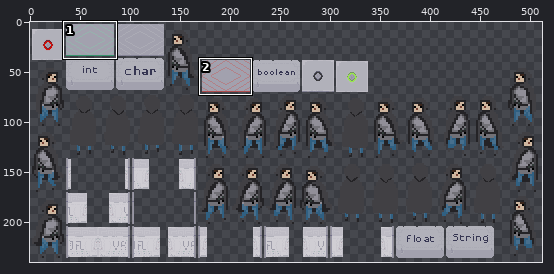
Two versions of one sprite sheet, core/assets/spritesheet/tryandcatchpack.png. The picture above shows the old version from afar; the outline marks the close-up.
Close-up. As it was:
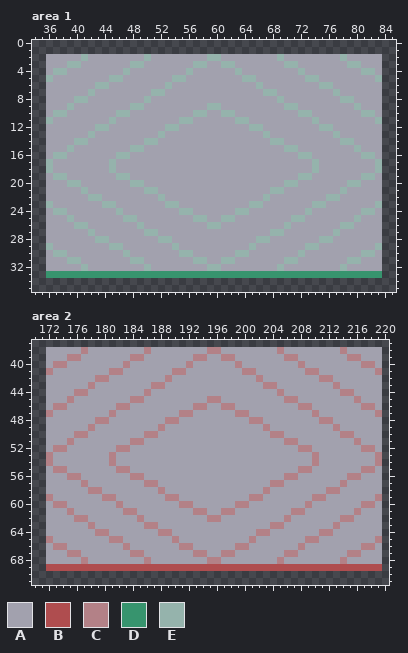
The file is 512x256 pixels. Colours within 5 levels of each other are drawn and written as one. Shown: area 1: x 34..85, y 0..35; area 2: x 170..220, y 37..71. The old version is drawn lined up with the new one. The wide view leaves out empty margins. The commit also changed other parts of the picture, which this record leaves out.
Palette (. is transparent): A #a2a1ae  B #af4d4f  C #b38187  D #37946e  E #95b3ac
The result:
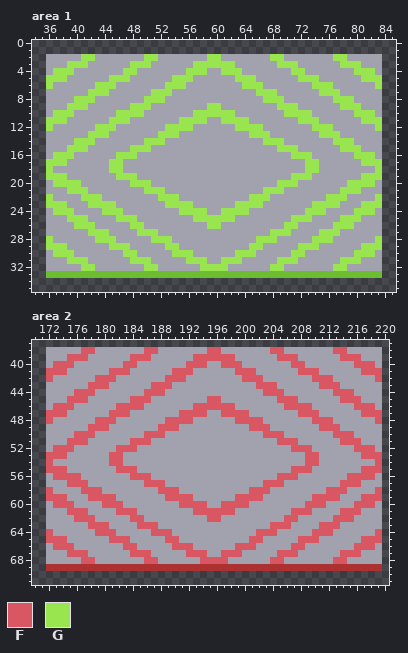
Colours new in this view: F #d95763  G #99e550
Change:
drawings rearranged on the sheet (the old picture shows each at its new place)
colour B: #af4d4f -> #ac3232
colour D: #37946e -> #6abe30
Changed rows in their new state; - is a pixel that keeps its letter.
Area 1:
first column x 36:
 2 -----GG-------GG-------GG-------GG-------GG-----
 3 ---GGG------GGG------GGGGGG------GGG------GGG---
 4 -GGG-------GG-------GGG--GGG-------GG-------GGG-
 5 GGG------GGG------GGG------GGG------GGG------GGG
 6 G------GGG-------GGG--------GGG-------GGG------G
 7 ------GGG------GGG------------GGG------GGG------
 8 ----GGG-------GGG--------------GGG-------GGG----
 9 ---GGG------GGG--------GG--------GGG------GGG---
10 -GGG------GGGG-------GGGGGG-------GGGG------GGG-
11 GGG------GGG-------GGGG--GGGG-------GGG------GGG
12 G------GGG-------GGGG------GGGG-------GGG------G
13 ------GGG-------GGG----------GGG-------GGG------
14 ----GGG-------GGG--------------GGG-------GGG----
15 ---GGG------GGG------------------GGG------GGG---
16 -GGG------GGG----------------------GGG------GGG-
17 GGG------GG--------------------------GG------GGG
18 G--------GG--------------------------GG--------G
19 GGG-------GGG----------------------GGG-------GGG
20 -GGGG-------GGG------------------GGG-------GGGG-
21 ---GGG--------GGG--------------GGG--------GGG---
22 G----GGG--------GGG----------GGG--------GGG----G
23 GGG---GGGG-------GGGG------GGGG-------GGGG---GGG
24 -GGG----GGG--------GGGG--GGGG--------GGG----GGG-
25 ---GGG----GGG--------GGGGGG--------GGG----GGG---
26 ----GGG-----GG---------GG---------GG-----GGG----
27 ------GGG----GGG----------------GGG----GGG------
28 G------GGG-----GGG------------GGG-----GGG------G
29 GGG------GGG-----GG----------GG-----GGG------GGG
30 -GGG-------GG-----GGG------GGG-----GG-------GGG-
31 ---GGG------GGG-----GGG--GGG-----GGG------GGG---
32 -----GG-------GG------GGGG------GG-------GG-----
Area 2:
first column x 172:
38 -----FF-------FF-------FF-------FF-------FF-----
39 ---FFF------FFF------FFFFFF------FFF------FFF---
40 -FFF-------FF-------FFF--FFF-------FF-------FFF-
41 FFF------FFF------FFF------FFF------FFF------FFF
42 F------FFF-------FFF--------FFF-------FFF------F
43 ------FFF------FFF------------FFF------FFF------
44 ----FFF-------FFF--------------FFF-------FFF----
45 ---FFF------FFF--------FF--------FFF------FFF---
46 -FFF------FFFF-------FFFFFF-------FFFF------FFF-
47 FFF------FFF-------FFFF--FFFF-------FFF------FFF
48 F------FFF-------FFFF------FFFF-------FFF------F
49 ------FFF-------FFF----------FFF-------FFF------
50 ----FFF-------FFF--------------FFF-------FFF----
51 ---FFF------FFF------------------FFF------FFF---
52 -FFF------FFF----------------------FFF------FFF-
53 FFF------FF--------------------------FF------FFF
54 F--------FF--------------------------FF--------F
55 FFF-------FFF----------------------FFF-------FFF
56 -FFFF-------FFF------------------FFF-------FFFF-
57 ---FFF--------FFF--------------FFF--------FFF---
58 F----FFF--------FFF----------FFF--------FFF----F
59 FFF---FFFF-------FFFF------FFFF-------FFFF---FFF
60 -FFF----FFF--------FFFF--FFFF--------FFF----FFF-
61 ---FFF----FFF--------FFFFFF--------FFF----FFF---
62 ----FFF-----FF---------FF---------FF-----FFF----
63 ------FFF----FFF----------------FFF----FFF------
64 F------FFF-----FFF------------FFF-----FFF------F
65 FFF------FFF-----FF----------FF-----FFF------FFF
66 -FFF-------FF-----FFF------FFF-----FF-------FFF-
67 ---FFF------FFF-----FFF--FFF-----FFF------FFF---
68 -----FF-------FF------FFFF------FF-------FF-----
Boxes around the changes in both close-ups, in picture pixels (x1, y1, x2, y2):
changed: (46, 54, 382, 278)
changed: (46, 347, 382, 571)
